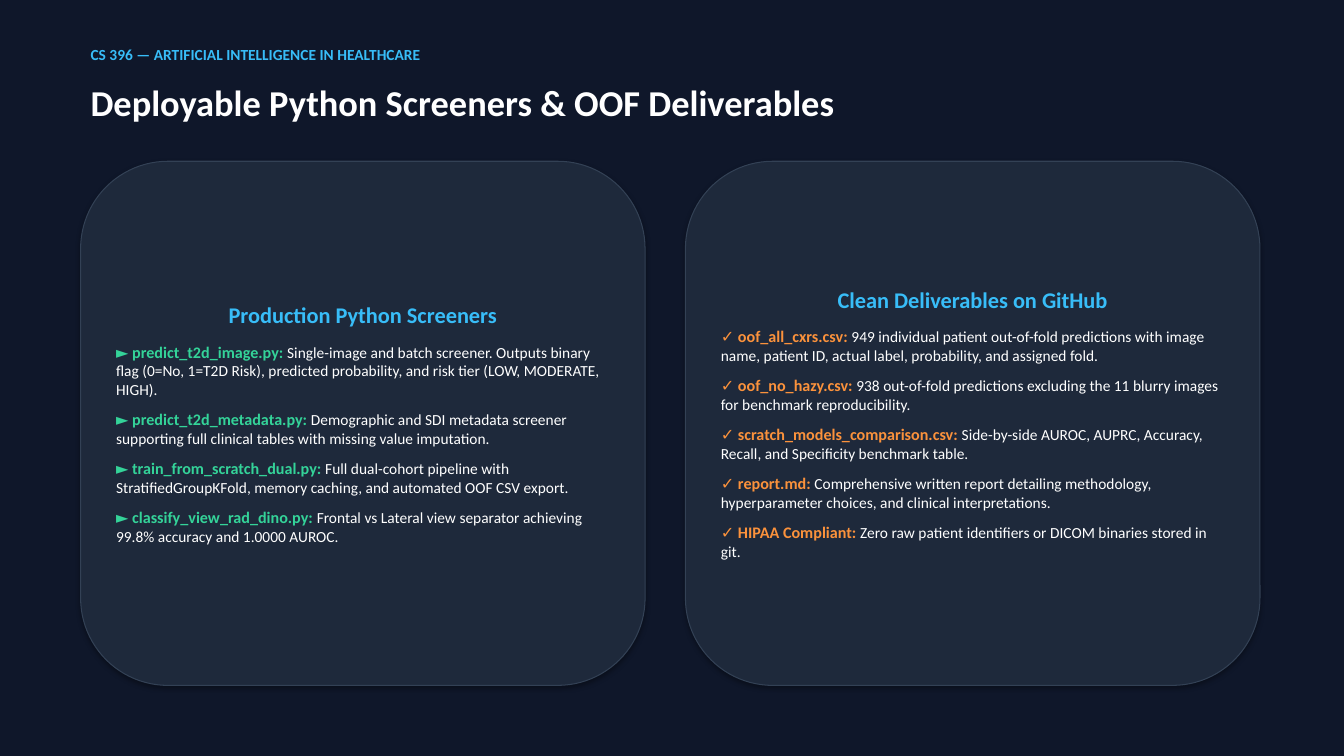
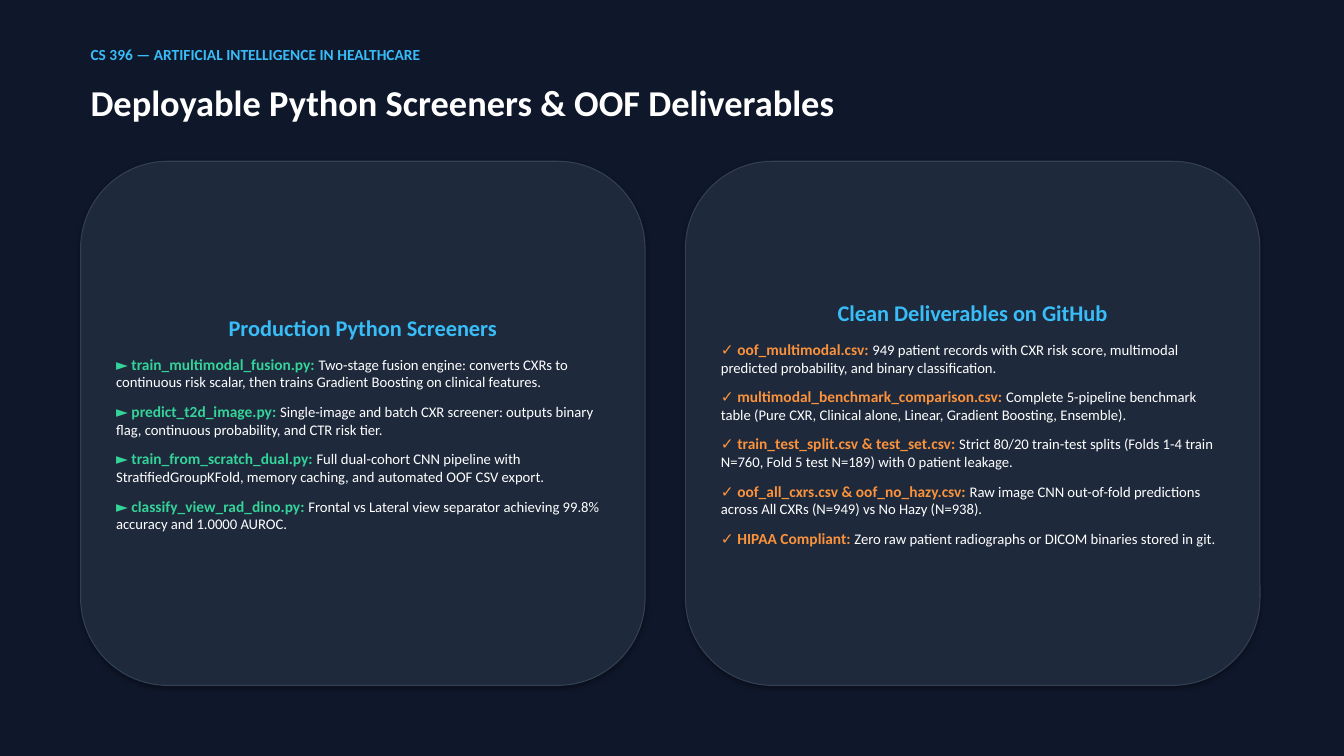
Before and after one commit to UnusualGelo/Oppurtunistic_Detection_of_Type_II_Diabetes, a slide deck: slide 8 of malek_and_angelo/malek/Malek_T2D_CNN_Presentation.pptx (slide 7 before the commit). Drawn at 1344x756 pixels with LibreOffice and Linux fonts; fonts in the diff are those of the drawing. Boxes give left, top, right and bottom in pixels: in the first picture for what was removed or moved away, otherwise in the second. Text is boxed around its words. In the diff, an @@ line names an element or a change of style, - is before the commit and + after.

Commit message:
feat(multimodal): add two-stage CXR-to-multimodal fusion pipeline with 0.9068 AUROC, confusion matrices, and updated slide deck

```diff
--- a/malek_and_angelo/malek/Malek_T2D_CNN_Presentation.pptx
+++ b/malek_and_angelo/malek/Malek_T2D_CNN_Presentation.pptx
@@ text in rounded rectangle at <box>116,359,593,485</box>: text changed; size 11 to 10.5 pt @@
-► predict_t2d_image.py: Single-image and batch screener. Outputs binary flag (0=No, 1=T2D Risk), predicted probability, and risk tier (LOW, MODERATE, HIGH).
-► predict_t2d_metadata.py: Demographic and SDI metadata screener supporting full clinical tables with missing value imputation.
-► train_from_scratch_dual.py: Full dual-cohort pipeline with StratifiedGroupKFold, memory caching, and automated OOF CSV export.
+► train_multimodal_fusion.py: Two-stage fusion engine: converts CXRs to continuous risk scalar, then trains Gradient Boosting on clinical features.
+► predict_t2d_image.py: Single-image and batch CXR screener: outputs binary flag, continuous probability, and CTR risk tier.
+► train_from_scratch_dual.py: Full dual-cohort CNN pipeline with StratifiedGroupKFold, memory caching, and automated OOF CSV export.
@@ text in rounded rectangle at <box>721,344,1215,547</box>: text changed; size 11 to 10.5 pt @@
-✓ oof_all_cxrs.csv: 949 individual patient out-of-fold predictions with image name, patient ID, actual label, probability, and assigned fold.
-✓ oof_no_hazy.csv: 938 out-of-fold predictions excluding the 11 blurry images for benchmark reproducibility.
-✓ scratch_models_comparison.csv: Side-by-side AUROC, AUPRC, Accuracy, Recall, and Specificity benchmark table.
-✓ report.md: Comprehensive written report detailing methodology, hyperparameter choices, and clinical interpretations.
-✓ HIPAA Compliant: Zero raw patient identifiers or DICOM binaries stored in git.
+✓ oof_multimodal.csv: 949 patient records with CXR risk score, multimodal predicted probability, and binary classification.
+✓ multimodal_benchmark_comparison.csv: Complete 5-pipeline benchmark table (Pure CXR, Clinical alone, Linear, Gradient Boosting, Ensemble).
+✓ train_test_split.csv & test_set.csv: Strict 80/20 train-test splits (Folds 1-4 train N=760, Fold 5 test N=189) with 0 patient leakage.
+✓ oof_all_cxrs.csv & oof_no_hazy.csv: Raw image CNN out-of-fold predictions across All CXRs (N=949) vs No Hazy (N=938).
+✓ HIPAA Compliant: Zero raw patient radiographs or DICOM binaries stored in git.
@@ text in rounded rectangle at <box>116,501,599,532</box>: size 11.5 to 11 pt in "► classify_view_rad_dino.py:"; size 11 to 10.5 pt in "Frontal vs Lateral view separator achieving 99.8% ..." @@
```
Also in this commit, not shown: 2 slides added, 1 slide removed, 7 other files.
